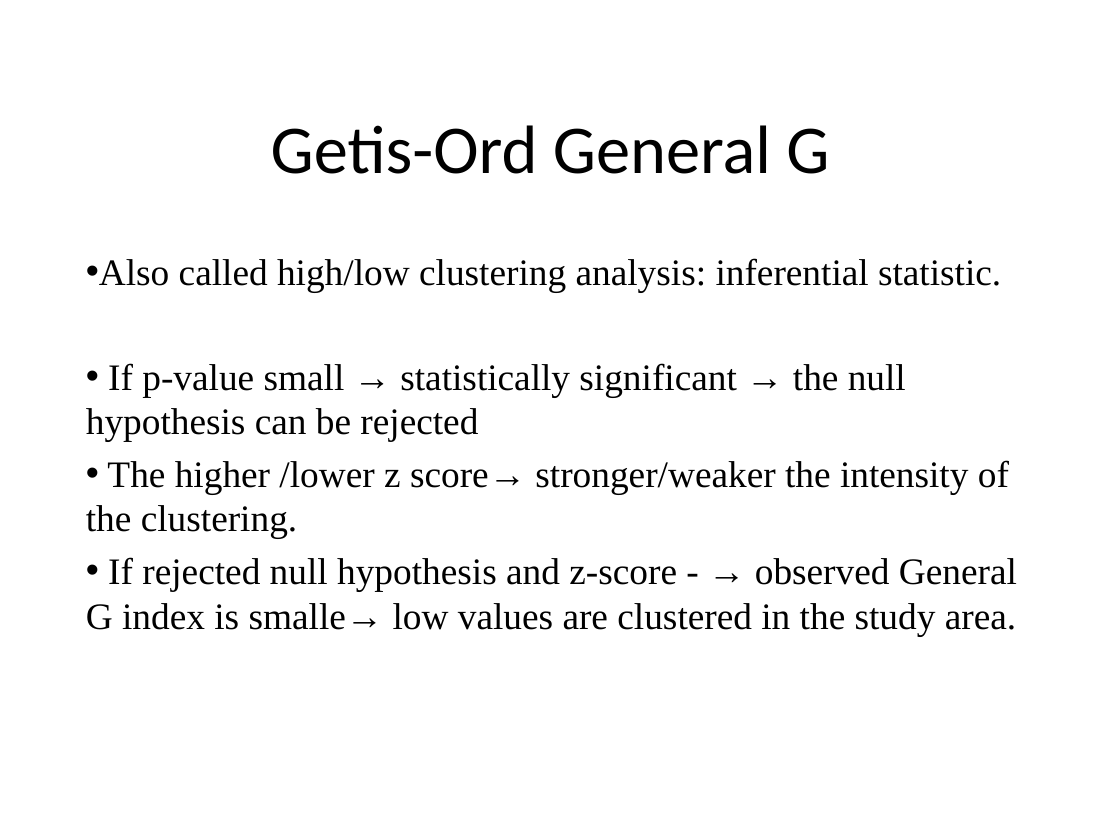
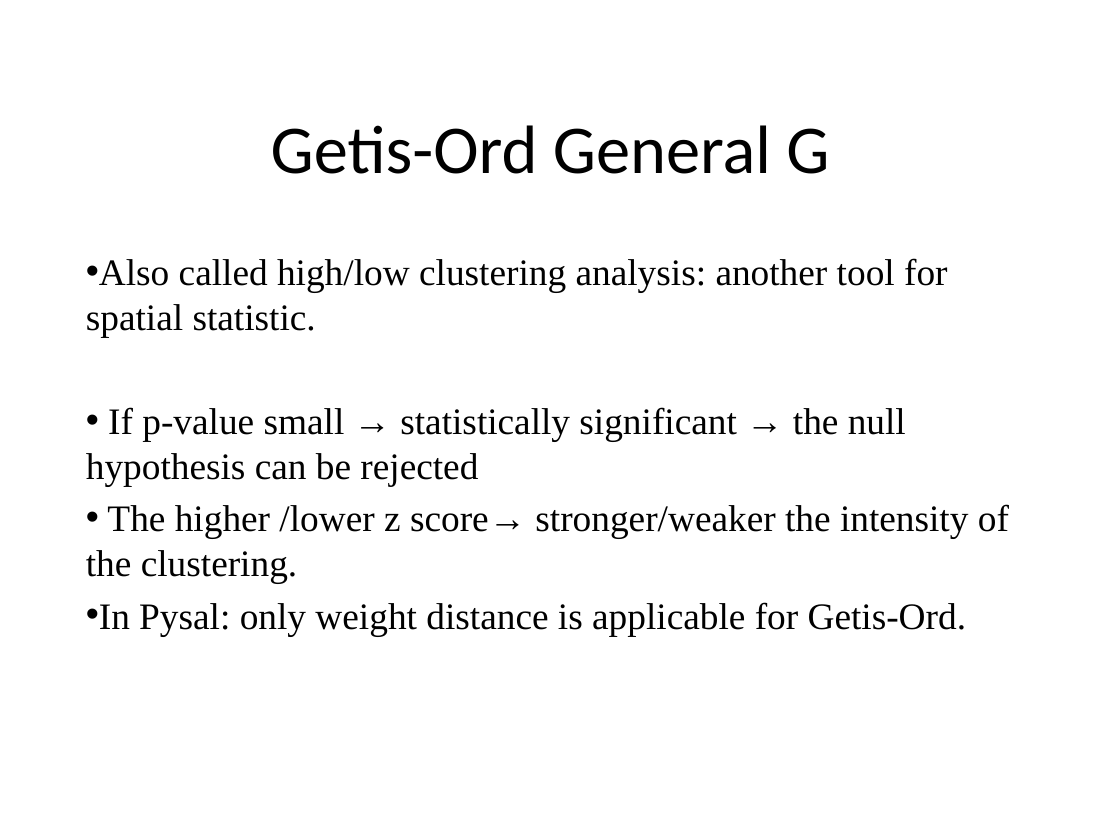
Before and after one commit to jreades/starspy, a slide deck: slide 1 of qgisplugin/Slides/Getis-Ord General G.pptx. Drawn at 1120x840 pixels with LibreOffice and Linux fonts; fonts in the diff are those of the drawing. Boxes give left, top, right and bottom in pixels: in the first picture for what was removed or moved away, otherwise in the second. Text is boxed around its words. In the diff, an @@ line names an element or a change of style, - is before the commit and + after.

```diff
--- a/qgisplugin/Slides/Getis-Ord General G.pptx
+++ b/qgisplugin/Slides/Getis-Ord General G.pptx
@@ subtitle at box(86, 258, 948, 337): text changed @@
-• Also called high/low clustering analysis: inferential statistic.
+• Also called high/low clustering analysis: another tool for spatial statistic.
@@ subtitle at box(99, 602, 967, 636): text changed @@
-• If rejected null hypothesis and z-score - → observed General G index is smalle→ low values are clustered in the study area.
+• In Pysal: only weight distance is applicable for Getis-Ord.
```
